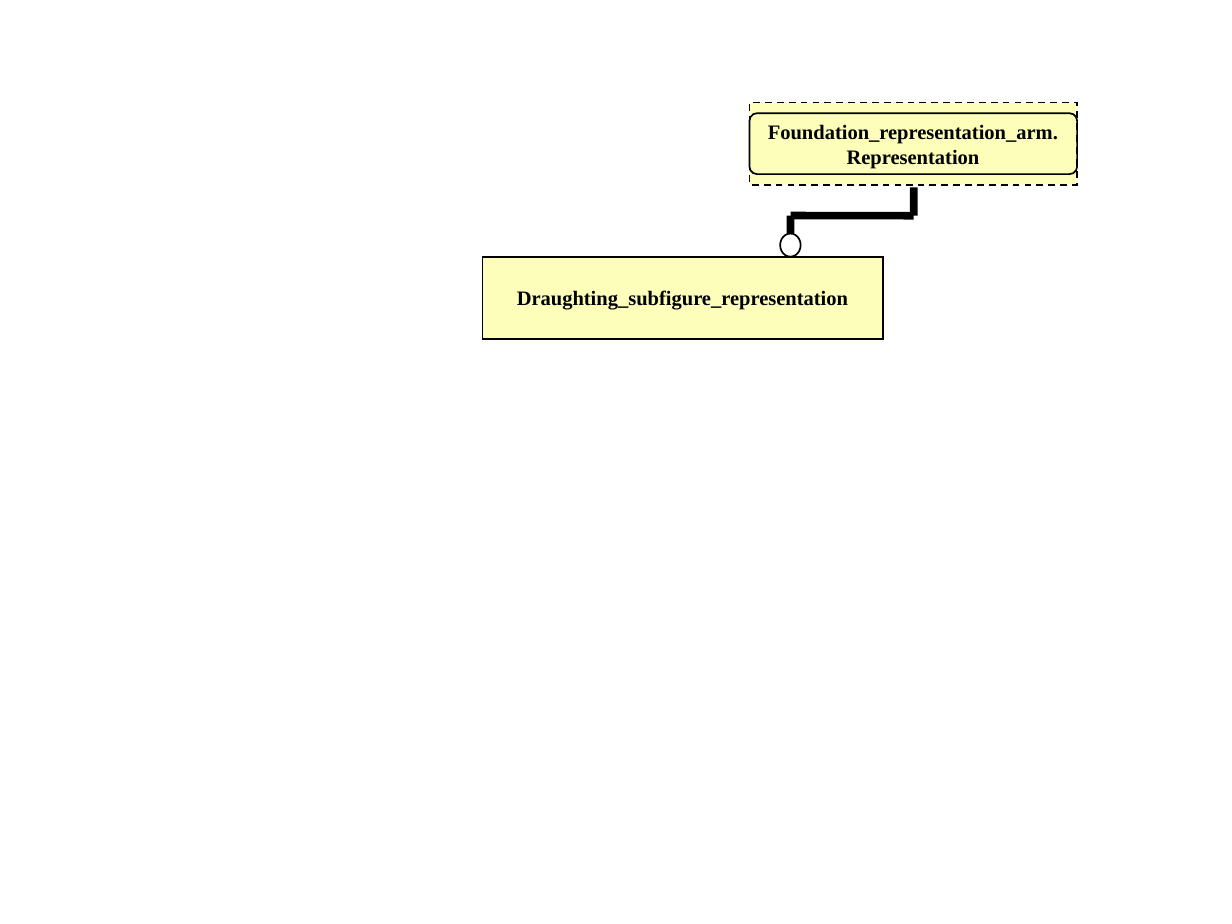
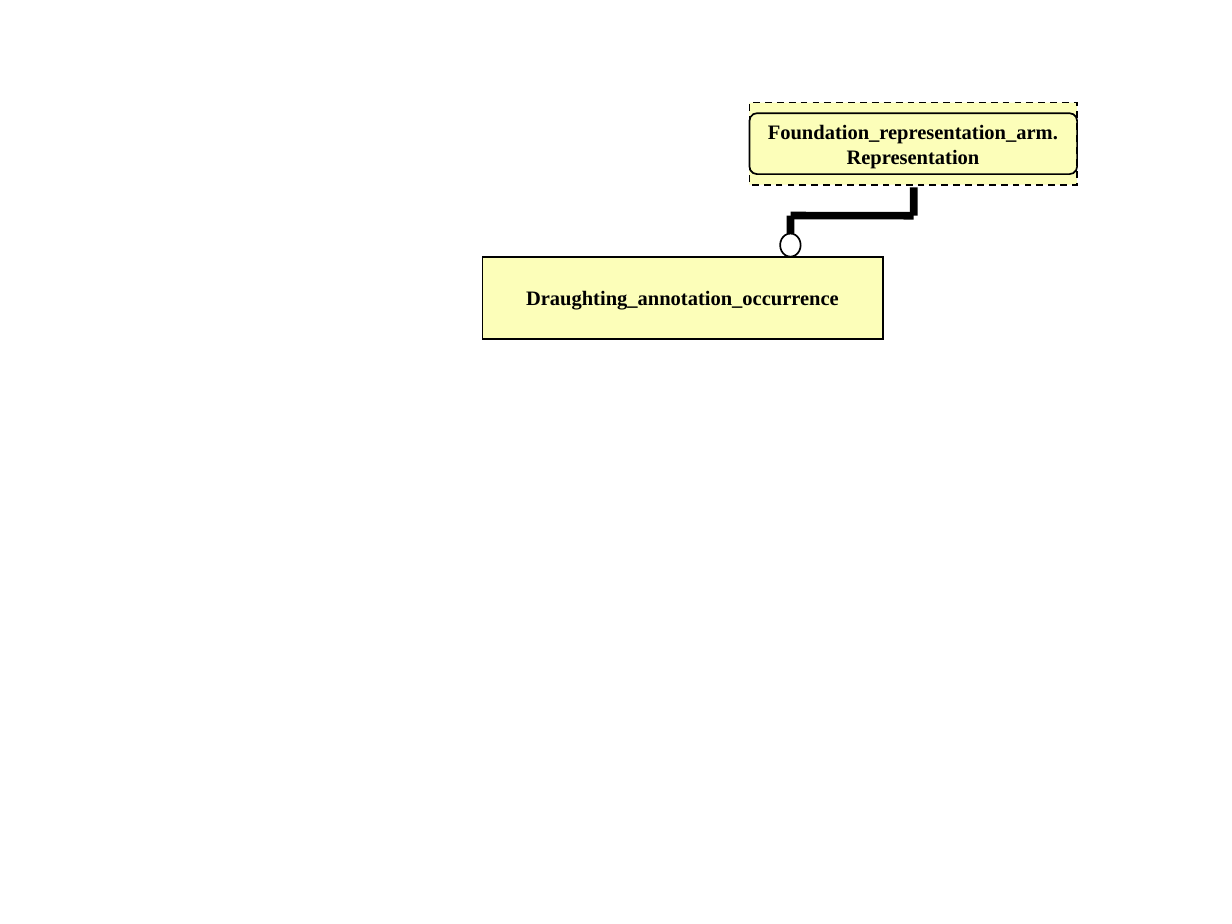
Before and after one commit to starseeker/stepmod_mirror, a slide deck: slide 2 of data/modules/draughting_annotation/draughting_annotation.ppt. Drawn at 1232x924 pixels with LibreOffice and Linux fonts; fonts in the diff are those of the drawing. Boxes give left, top, right and bottom in pixels: in the first picture for what was removed or moved away, otherwise in the second. Text is boxed around its words. In the diff, an @@ line names an element or a change of style, - is before the commit and + after.

```diff
--- a/data/modules/draughting_annotation/draughting_annotation.ppt
+++ b/data/modules/draughting_annotation/draughting_annotation.ppt
@@ text in rectangle at bbox=[526, 290, 839, 310]: text changed @@
-Draughting_subfigure_representation
+Draughting_annotation_occurrence
```
Also in this commit, not shown: 10 other files.
